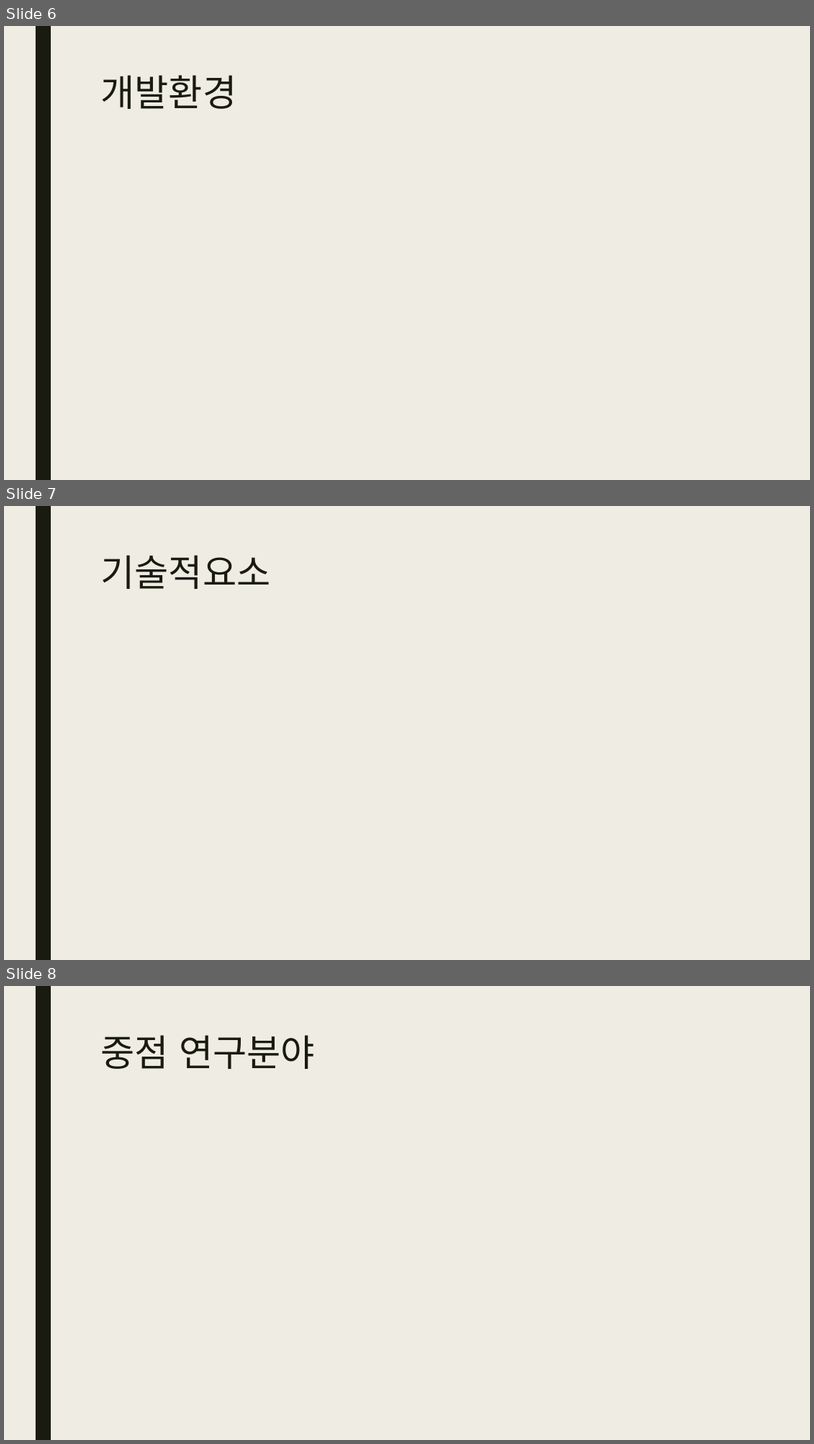
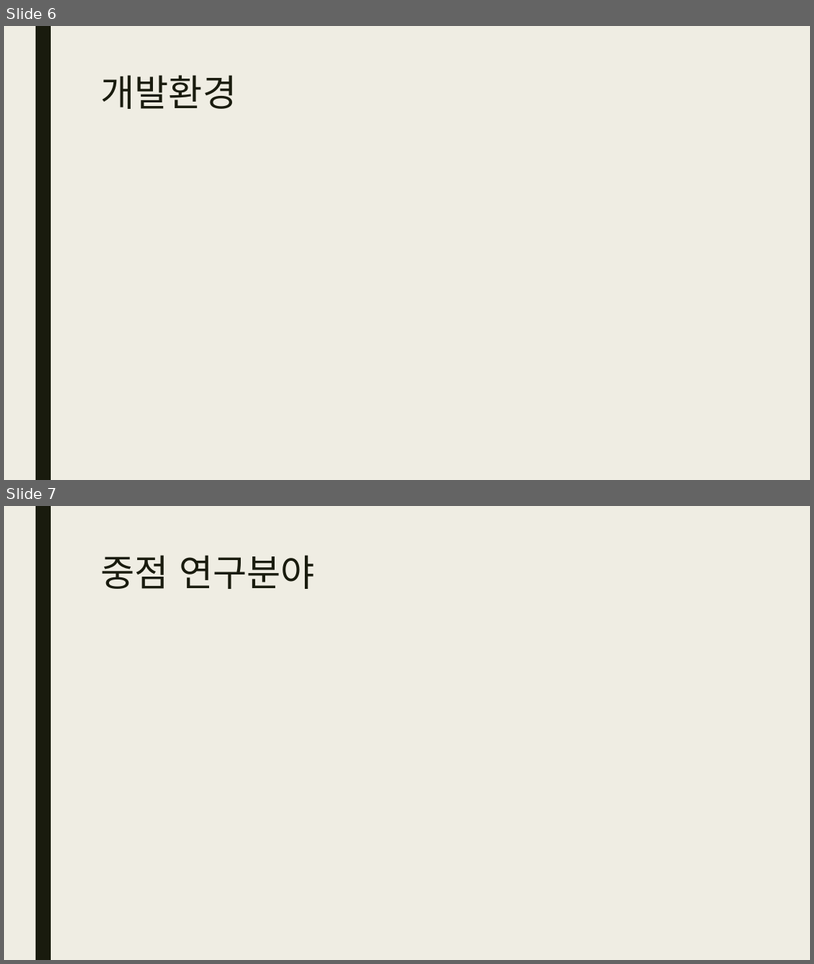
Before and after one commit to Kim2Kang/Documents, a slide deck: 제안서/발표용 제안서/Legend Of Doodle_김나단_김선필_강태규.pptx. Shown one above the other, each under a label of ours: slides 6, 7 and 8 before the commit, slides 6 and 7 after it. The pictures are 814x1444 and 814x964 pixels, drawn with LibreOffice and Linux fonts; fonts in the diff are those of the drawing. Boxes give left, top, right and bottom in pixels: in the first picture for what was removed or moved away, otherwise in the second. Text is boxed around its words. In the diff, an @@ line names an element or a change of style, - is before the commit and + after.

```diff
--- a/제안서/발표용 제안서/Legend Of Doodle_김나단_김선필_강태규.pptx
+++ b/제안서/발표용 제안서/Legend Of Doodle_김나단_김선필_강태규.pptx
@@ slide 7 removed at [4,506,810,960], background #EFEDE3; not listed: 1 template element that a slide beside it also shows @@
@@ title removed at [100,555,270,589] @@
-기술적요소
@@ what was slide 8 is now slide 7 @@
```
Also in this commit, not shown: 2 slides changed, 3 slides added, 1 other file.
